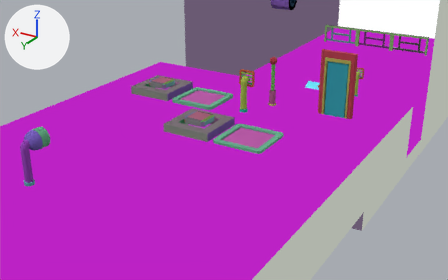
What one commit did to the glTF model assets/scenes/jam6scene1.glb.
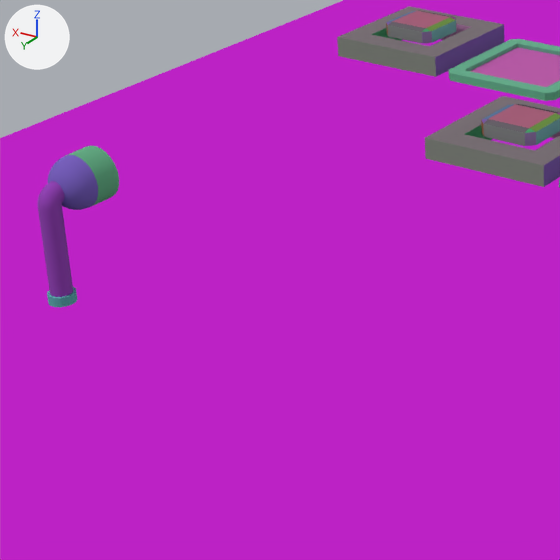
Each version appears first from a camera (50 mm lens) standing at (-53.7, 289.9, 55.5) and looking at (11.1, 181.9, 1.5), and next in a close-up on the part from 1% to 48% of the width and 26% to 100% of the height. Arrows for +X, +Y and +Z are at upper left; the lights stay in place. Where no turn or scale is listed for an object, it has been applied to the vertices.

Objects in the first close-up: 'Cube (1)', 'block_bevel', 'block_bevel.001', 'block_tube', 'block_tube.001', 'charge_pad', 'standing_cube_spitter'.
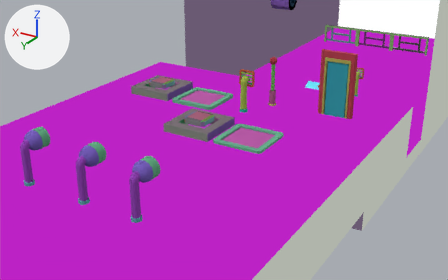
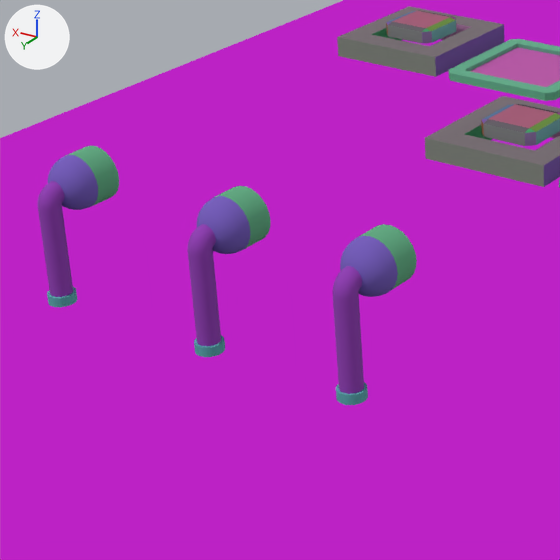
Where the change shows, as pixel boxes (x1, y1, x2, y2) in the close-ups (560 x 560 px):
'standing_cube_spitter (1)', added (purple)
    after: (333, 224, 417, 405)
'standing_cube_spitter (2)', added (purple)
    after: (188, 186, 270, 357)

The change, as a diff of the scene's bpy script:
```diff
--- a/assets/scenes/jam6scene1.glb.py
+++ b/assets/scenes/jam6scene1.glb.py
@@ ob_standing_cube_spitter__2 @@
+ob_standing_cube_spitter__2 = bpy.data.objects.new('standing_cube_spitter (2)', me_standing_cube_spitter)
+ob_standing_cube_spitter__2.location = (38.1, 199.09, -13.26)
+ob_standing_cube_spitter__2.scale = (5.0, 5.0, 5.0)
@@ ob_standing_cube_spitter__1 @@
+ob_standing_cube_spitter__1 = bpy.data.objects.new('standing_cube_spitter (1)', me_standing_cube_spitter)
+ob_standing_cube_spitter__1.location = (23.0, 199.09, -13.26)
+ob_standing_cube_spitter__1.scale = (5.0, 5.0, 5.0)
```
